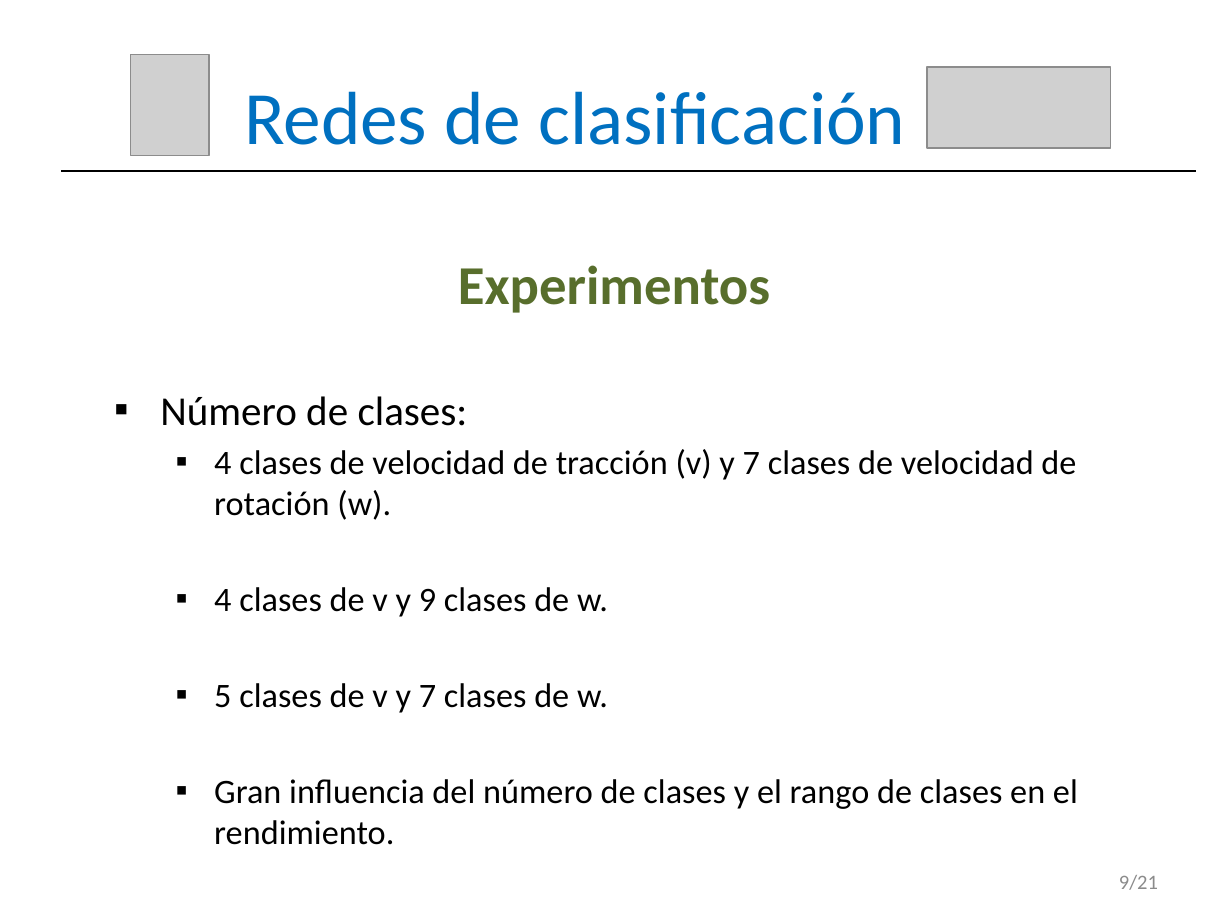
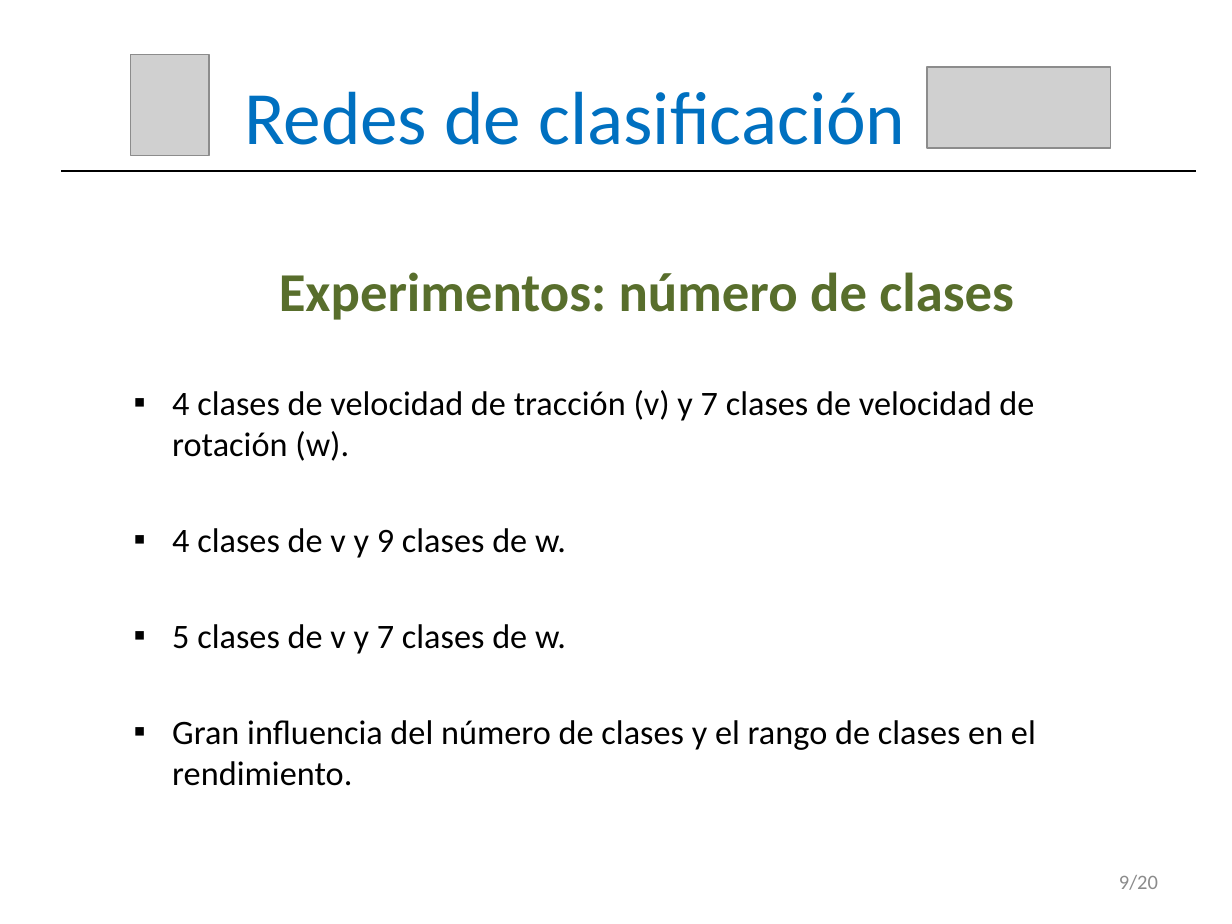
Before and after one commit to RoboticsLabURJC/2017-tfm-vanessa-fernandez, a slide deck: slide 10 of Memoria/Presentación.pptx. Drawn at 1232x924 pixels with LibreOffice and Linux fonts; fonts in the diff are those of the drawing; grey boxes stand for pictures. Boxes give left, top, right and bottom in pixels: in the first picture for what was removed or moved away, otherwise in the second. Text is boxed around its words. In the diff, an @@ line names an element or a change of style, - is before the commit and + after.

```diff
--- a/Memoria/Presentación.pptx
+++ b/Memoria/Presentación.pptx
@@ text at [279, 272, 1013, 320]: text changed @@
-Experimentos
+Experimentos: número de clases
@@ text "4 clases de velocidad de ...": place and size @@
-text "4 clases de velocidad de ..." at [160, 396, 1078, 845]
+text "4 clases de velocidad de ..." at [172, 390, 1036, 786]
@@ text at [160, 396, 468, 426]: paragraph removed @@
-▪ Número de clases:
@@ text at [1119, 875, 1158, 890]: text changed @@
-9/21
+9/20
```
Also in this commit, not shown: 19 other slides changed, 1 slide removed.
